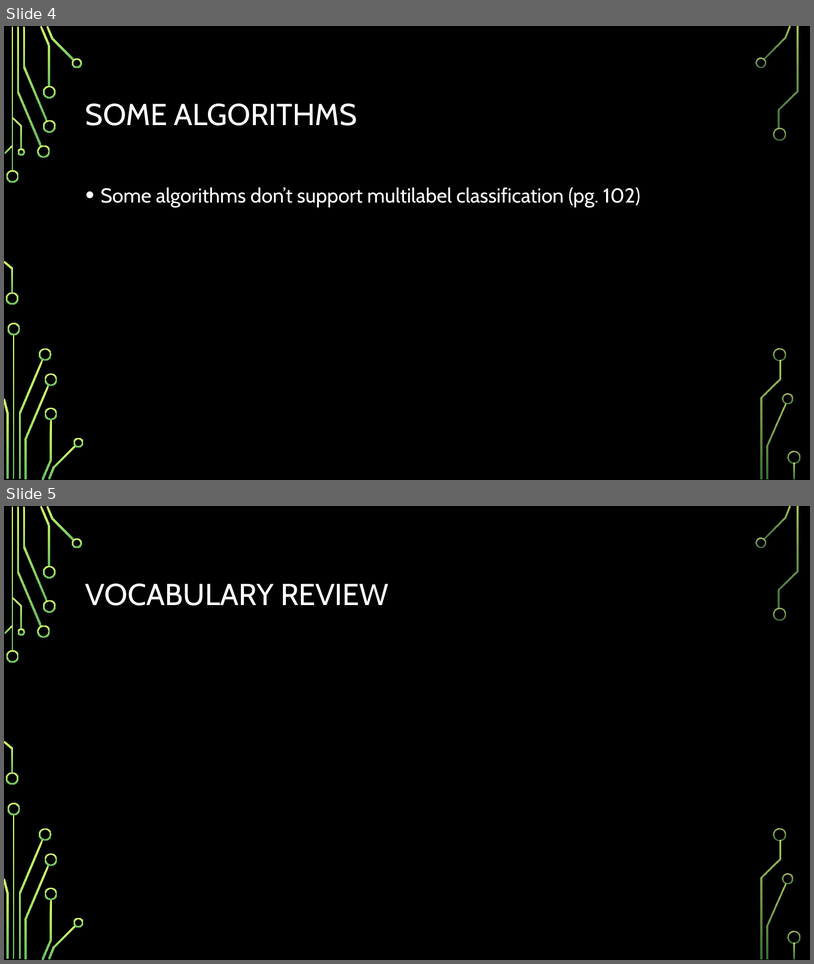
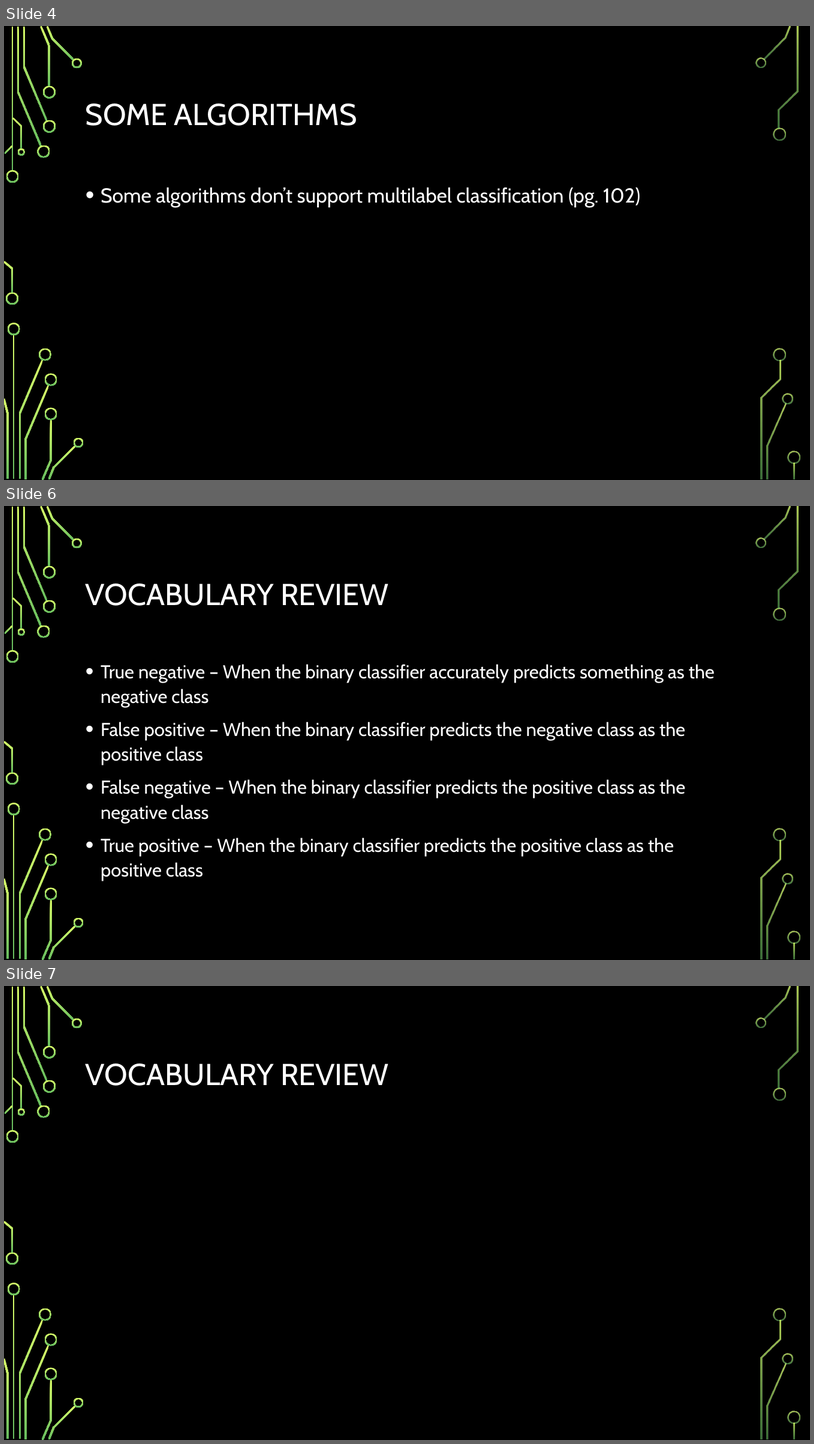
Before and after one commit to astidham2003/ml-study-group, a slide deck: chapter_3/chapter_3.pptx. Shown one above the other, each under a label of ours: slides 4 and 5 before the commit, slides 4, 6 and 7 after it; the slides between them are not shown. The pictures are 814x964 and 814x1444 pixels, drawn with LibreOffice and Linux fonts; fonts in the diff are those of the drawing; grey boxes stand for pictures; background and template pictures are left out. Boxes give left, top, right and bottom in pixels: in the first picture for what was removed or moved away, otherwise in the second. Text is boxed around its words. In the diff, an @@ line names an element or a change of style, - is before the commit and + after.

```diff
--- a/chapter_3/chapter_3.pptx
+++ b/chapter_3/chapter_3.pptx
@@ slide 6 added at <box>4,506,810,960</box>, background picture (left out); not listed: 36 template elements that a slide beside it also shows @@
@@ title added at <box>86,583,389,606</box>, 36 pt, text #FFFFFF @@
+VOCABULARY REVIEW
@@ text added at <box>101,664,715,880</box>, 22.2 pt, text #FFFFFF @@
+• True negative – When the binary classifier accurately predicts something as the negative class
+• False positive – When the binary classifier predicts the negative class as the positive class
+• False negative – When the binary classifier predicts the positive class as the negative class
+• True positive – When the binary classifier predicts the positive class as the positive class
@@ what was slide 5 is now slide 7 @@
```
Also in this commit, not shown: 1 slide changed, 3 other slides added.
